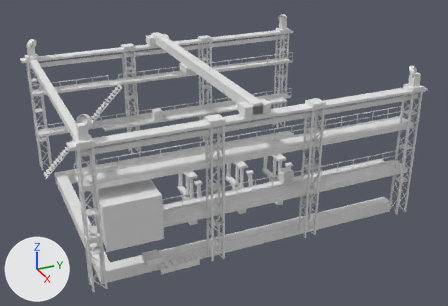
The glTF model space/src/main/resources/assets/jsspace/jsmodels/shipyard/small_shipyard.gltf: old version first, new version second.
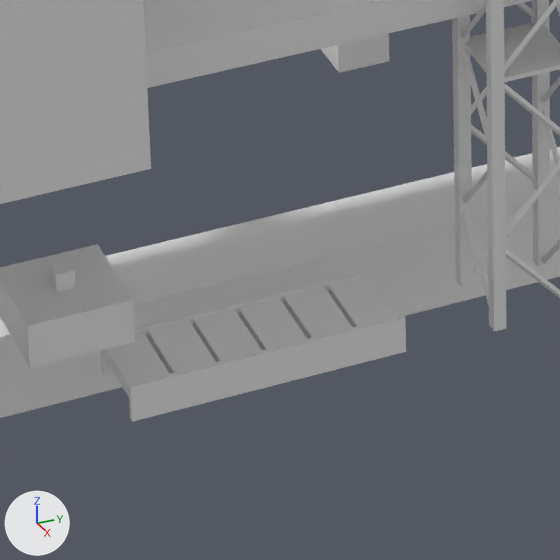
There are two pictures of each version: one whole from a camera (50 mm lens) standing at (36.36, -9.68, 22.65) and looking at (-9.17, 10.81, -0.11), one close up on the part from 32% to 49% of the width and 70% to 96% of the height. The axes (+X, +Y, +Z) are drawn at lower left. The lights are the same throughout. The last two pictures show the newer version. Vertices at exactly the same position are counted once.

The first close-up shows 'dock', 'lamps_glow'.
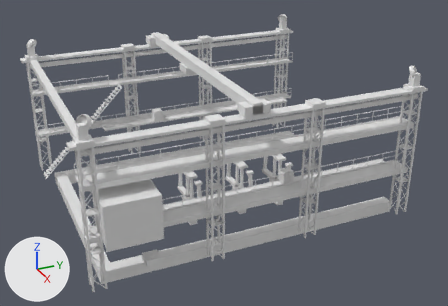
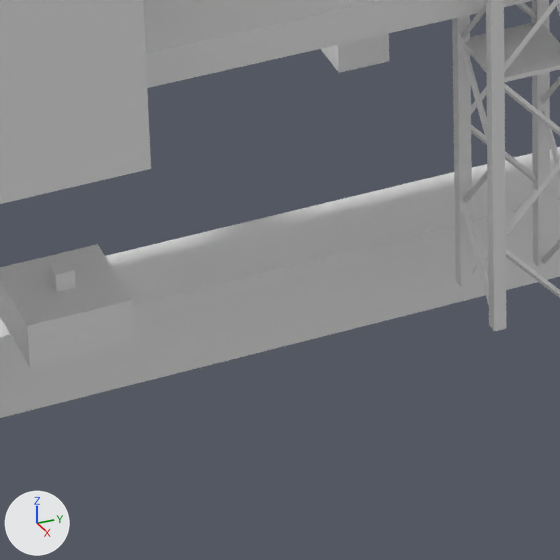
Edits to the scene script, one JSON object a line:
```json
{"block": "me_dock", "where": "# used by ob_dock; location = (0.0, 0.0, 0.0)"}
{"op": "remove", "block": "me_dock", "code": "me_dock.from_pydata(...)  # 5538 vertices, 7056 faces; spans x -21.6..1.5, y -4.0..24.0, z -7.0..8.8"}
{"op": "add", "block": "me_dock", "code": "me_dock.from_pydata(...)  # 5474 vertices, 6960 faces; spans x -21.6..1.5, y -4.0..24.0, z -7.0..8.8"}
{"block": "me_dock", "change": "me_dock part 1: 8 loose pieces with 64 vertices, spanning x -0.5..0.5, y 1.5..4.5, z -4.0..-3.6, are deleted"}
```

Location of each change, (x1, y1, x2, y2) in pixels of the close-ups (560 x 560 px):
```json
{"object": "dock", "change": "reshaped", "before": [0, 0, 560, 422], "after": [0, 0, 560, 418]}
{"part": 1, "of": "me_dock", "change": "deleted", "before": [101, 270, 406, 422]}
```
